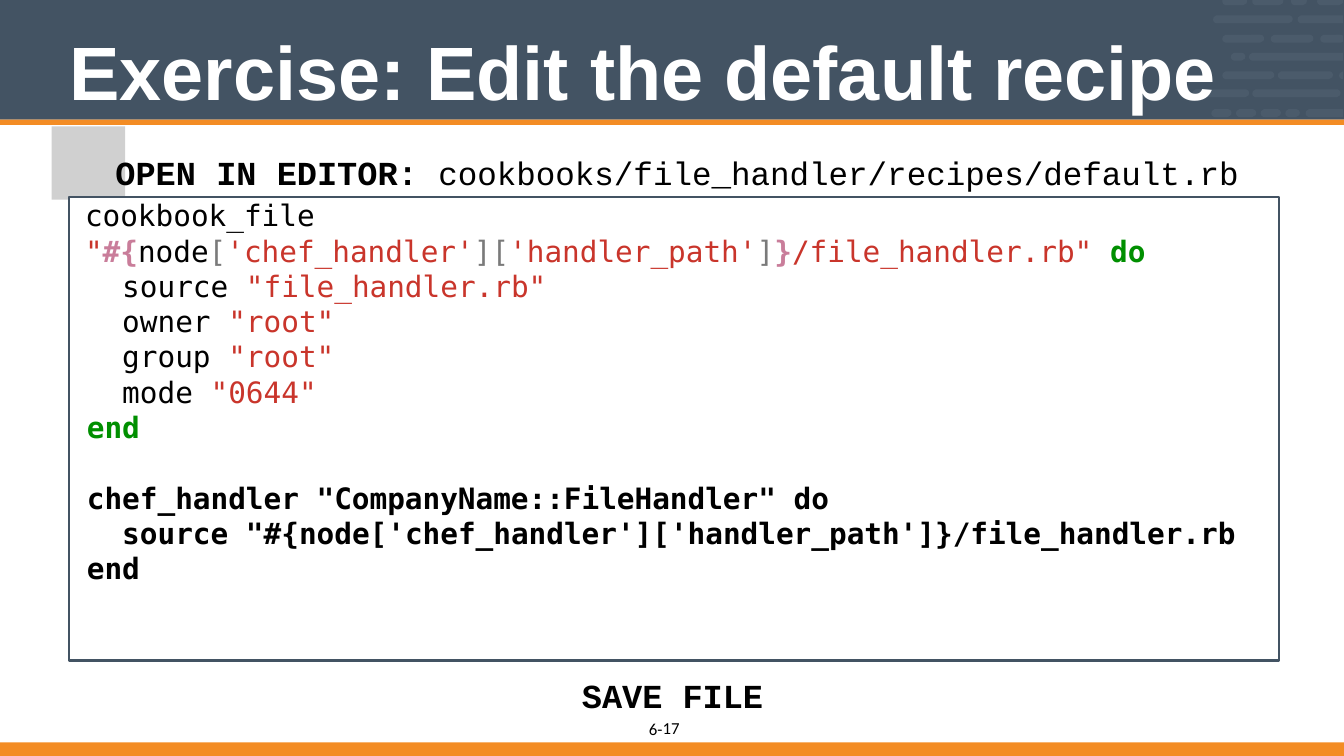
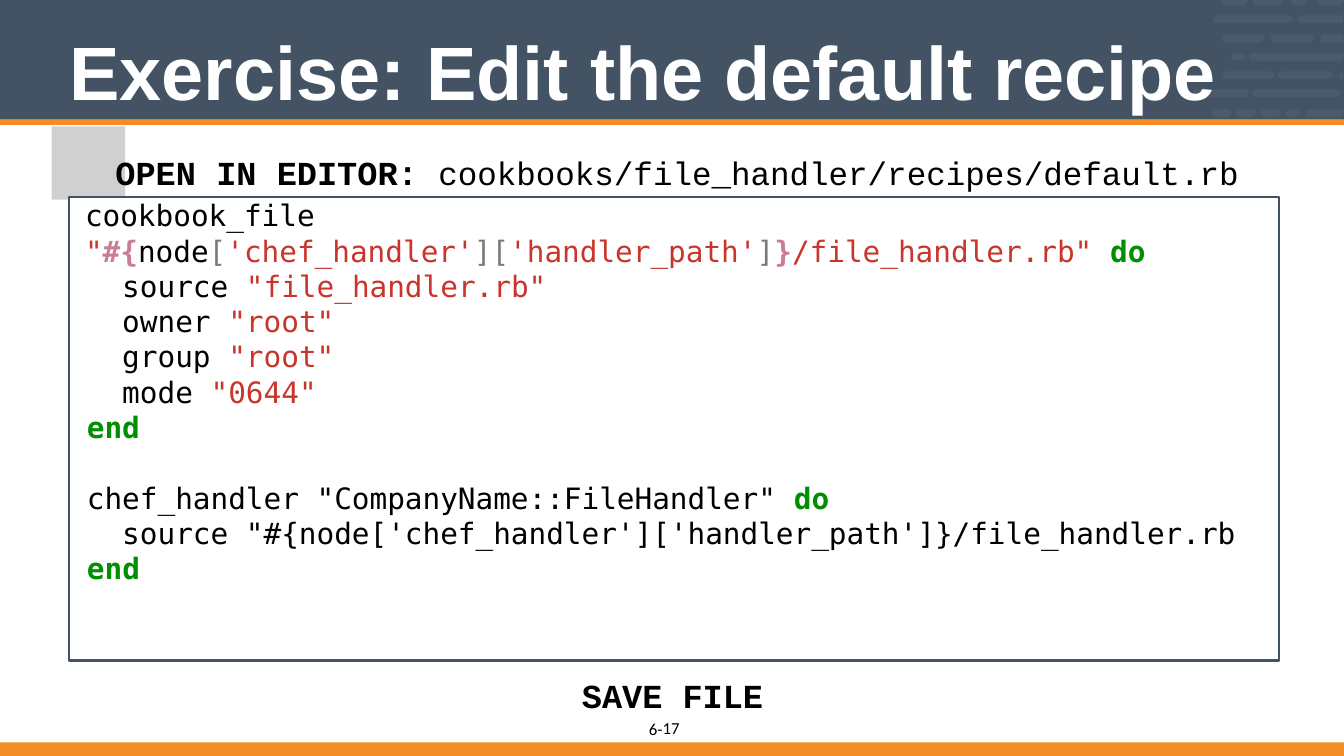
Before and after one commit to vinyar/chef-intermediate, a slide deck: slide 17 of 06-implementing_chef_handlers-file_handler.pptx. Drawn at 1344x756 pixels with LibreOffice and Linux fonts; fonts in the diff are those of the drawing; grey boxes stand for pictures. Boxes give left, top, right and bottom in pixels: in the first picture for what was removed or moved away, otherwise in the second. Text is boxed around its words. In the diff, an @@ line names an element or a change of style, - is before the commit and + after.

```diff
--- a/06-implementing_chef_handlers-file_handler.pptx
+++ b/06-implementing_chef_handlers-file_handler.pptx
@@ text in rectangle at (87, 486, 1235, 580): text colour #000000 to #008F00 in "do", "end"; bold off in "chef_handler "CompanyName::FileHandler"", "source "#{node['chef_handler']['handler_path']}/file_handler ..." @@
```
Also in this commit, not shown: 1 other slide changed.
